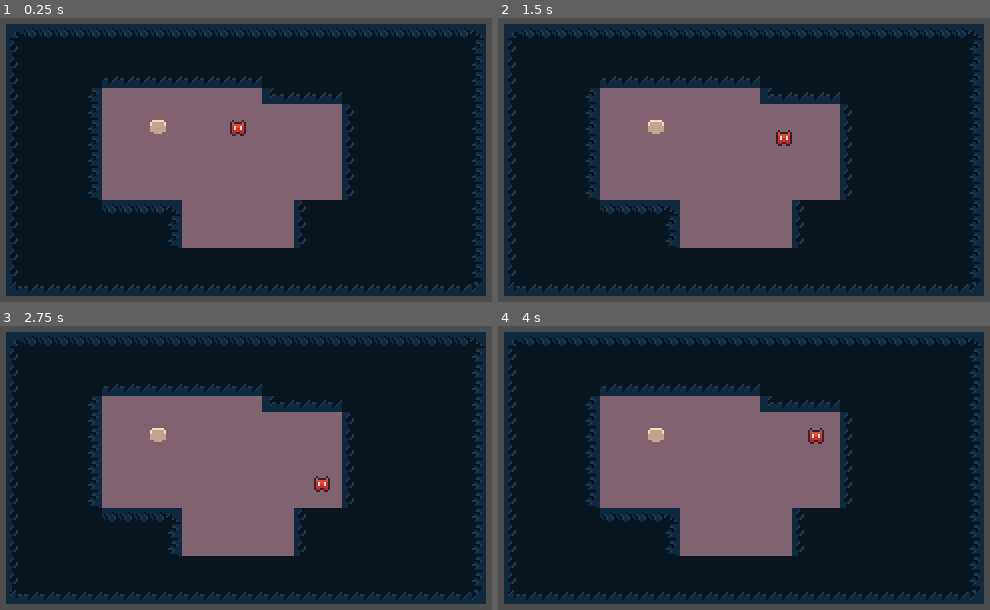
Above: before the commit, frames 1-4 (two rows, left to right).
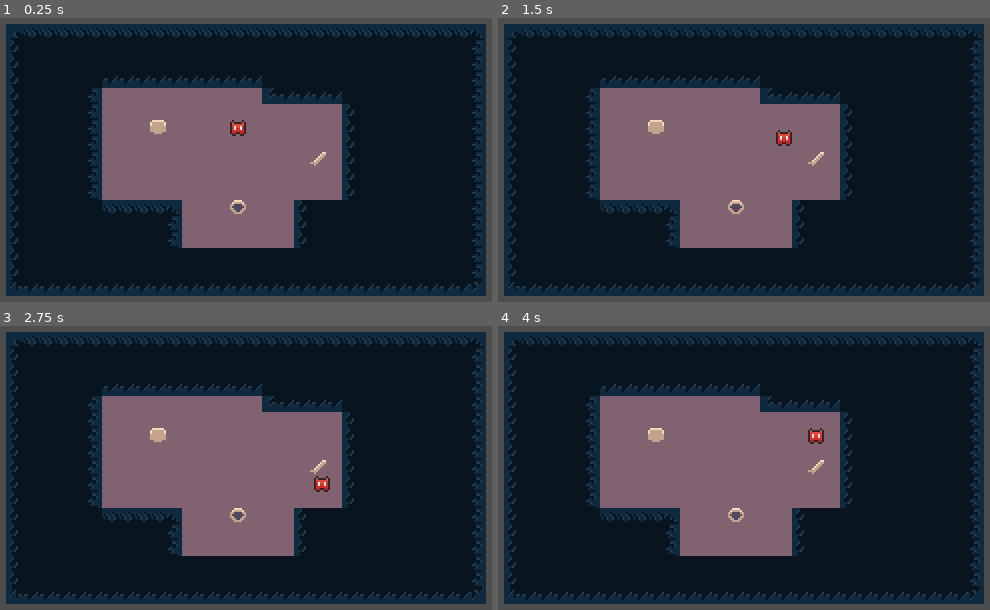
Above: after the commit, the same moments.

Repository: SandroMaglione/fukai
Game: Godot game, scene res://scenes/dungeon.tscn
The game is run twice, just before and just after one commit, with the same random seed, the same clock (stepped at 60 frames per second) and the same inputs.
Inputs:
- Up to frame 1 (0.25 s): no input
- Up to frame 2 (1.5 s): tap Enter at 0.5 s; hold Right (move_right) 0.53-1.28 s; hold Down (move_down) from 1.28 s (still down)
- Up to frame 3 (2.75 s): release Down (move_down) at 2.03 s; hold Right (move_right) from 2.03 s (still down)
- Up to frame 4 (4 s): release Right (move_right) at 2.78 s; hold Up (move_up) 2.78-3.53 s; hold Left (move_left) from 3.53 s (still down)

The runs differ from the first frame. In frame 1, 0.2% of the frame differs, in the area x 46-67%, y 47-70%; in frame 2, 0.2%; in frame 3, 0.2%; in frame 4, 0.2%.

Commit message:
collect items resource instances

Diff:
--- a/entities/collect_item.gd
+++ b/entities/collect_item.gd
@@ -6,6 +6,9 @@
 func _ready():
 	position = position.snapped(Vector2.ONE * Constants.TILE_SIZE)
 	position -= Vector2.ONE * (Constants.TILE_SIZE / 2)
+	$Sprite2D.frame = collect_item_resource.texture_index
 
 func on_collect_item() -> void:
+	# TODO: Tell the (global) inventory to collect
 	print("Collected", collect_item_resource.name)
+	queue_free()
--- a/entities/collect_item_resource.gd
+++ b/entities/collect_item_resource.gd
@@ -2,3 +2,4 @@
 class_name CollectItemResource
 
 @export var name: String
+@export_range(0, 2) var texture_index: int
--- /dev/null
+++ b/entities/instances/collect_item_0.tres
@@ -0,0 +1,8 @@
+[gd_resource type="Resource" script_class="CollectItemResource" load_steps=2 format=3 uid="uid://w1a8ybx5a54b"]
+
+[ext_resource type="Script" path="res://entities/collect_item_resource.gd" id="1_ha07h"]
+
+[resource]
+script = ExtResource("1_ha07h")
+name = "collect0"
+texture_index = 0
--- /dev/null
+++ b/entities/instances/collect_item_1.tres
@@ -0,0 +1,8 @@
+[gd_resource type="Resource" script_class="CollectItemResource" load_steps=2 format=3 uid="uid://ck5csn2pua7w5"]
+
+[ext_resource type="Script" path="res://entities/collect_item_resource.gd" id="1_0ehma"]
+
+[resource]
+script = ExtResource("1_0ehma")
+name = "collect1"
+texture_index = 1
--- /dev/null
+++ b/entities/instances/collect_item_2.tres
@@ -0,0 +1,8 @@
+[gd_resource type="Resource" script_class="CollectItemResource" load_steps=2 format=3 uid="uid://c7onha210w317"]
+
+[ext_resource type="Script" path="res://entities/collect_item_resource.gd" id="1_i1amw"]
+
+[resource]
+script = ExtResource("1_i1amw")
+name = "collect2"
+texture_index = 2
--- a/entities/player.gd
+++ b/entities/player.gd
@@ -10,5 +10,6 @@
 	$GridMovement.move(input_direction)
 
 func _on_grid_movement_collided(body):
+	print(body)
 	if body is CollectItem:
 		print(body.on_collect_item())
--- a/scenes/dungeon.tscn
+++ b/scenes/dungeon.tscn
@@ -1,13 +1,11 @@
-[gd_scene load_steps=6 format=3 uid="uid://cex7v755m2vp5"]
+[gd_scene load_steps=7 format=3 uid="uid://cex7v755m2vp5"]
 
 [ext_resource type="PackedScene" uid="uid://dq1yxk0cy8e7f" path="res://entities/player.tscn" id="1_xccqg"]
 [ext_resource type="PackedScene" uid="uid://bg5vrxsctnp07" path="res://scenes/tile_map.tscn" id="2_hwc53"]
+[ext_resource type="Resource" uid="uid://c7onha210w317" path="res://entities/instances/collect_item_2.tres" id="3_4p736"]
+[ext_resource type="Resource" uid="uid://w1a8ybx5a54b" path="res://entities/instances/collect_item_0.tres" id="3_dvso8"]
 [ext_resource type="PackedScene" uid="uid://nfi2g7bwursi" path="res://entities/collect_item.tscn" id="3_hi3t3"]
-[ext_resource type="Script" path="res://entities/collect_item_resource.gd" id="3_nrdtq"]
-
-[sub_resource type="Resource" id="Resource_ykhg4"]
-script = ExtResource("3_nrdtq")
-name = "something"
+[ext_resource type="Resource" uid="uid://ck5csn2pua7w5" path="res://entities/instances/collect_item_1.tres" id="4_4mltm"]
 
 [node name="Dungeon" type="Node2D"]
 
@@ -15,9 +13,19 @@
 position = Vector2(160, 80)
 layer_0/tile_data = PackedInt32Array(-131078, 65537, 2, -196614, 65537, 1, -131077, 65537, 2, -196613, 65537, 1, -13107 …(8523 unchanged characters)…
 
-[node name="CollectItem" parent="." instance=ExtResource("3_hi3t3")]
+[node name="Items" type="Node2D" parent="."]
+
+[node name="CollectItem0" parent="Items" instance=ExtResource("3_hi3t3")]
 position = Vector2(124, 84)
-collect_item_resource = SubResource("Resource_ykhg4")
+collect_item_resource = ExtResource("3_dvso8")
+
+[node name="CollectItem1" parent="Items" instance=ExtResource("3_hi3t3")]
+position = Vector2(164, 124)
+collect_item_resource = ExtResource("4_4mltm")
+
+[node name="CollectItem2" parent="Items" instance=ExtResource("3_hi3t3")]
+position = Vector2(204, 100)
+collect_item_resource = ExtResource("3_4p736")
 
 [node name="Player" parent="." instance=ExtResource("1_xccqg")]
 position = Vector2(164, 84)
--- a/scripts/grid_movement.gd
+++ b/scripts/grid_movement.gd
@@ -23,18 +23,26 @@
 		self.target_position = movement * Constants.TILE_SIZE
 		self.force_raycast_update() # Update the `target_position` immediately
 
-		# Allow movement only if no collision in next tile
-		if !self.is_colliding():
-			collided_direction = Vector2.ZERO
-			moving_direction = movement
+		var collider = self.get_collider()
 
-			var new_position = actor.global_position + (moving_direction * Constants.TILE_SIZE)
+		# Stop only when colliding with "wall"
+		if collider == null:
+			_execute_move(movement)
+		elif collider is CollisionObject2D:
+			if collider.collision_mask != 2:
+				_execute_move(movement)
 
-			var tween = create_tween()
-			tween.tween_property(actor, "position", new_position, speed).set_trans(Tween.TRANS_LINEAR)
-			tween.tween_callback(func(): moving_direction = Vector2.ZERO)
-		else:
-			if collided_direction != direction:
-				# Collide and emit signal only once
-				collided_direction = direction
-				collided.emit(self.get_collider())
+				if collided_direction != direction:
+					# Collide and emit signal only once
+					collided_direction = direction
+					collided.emit(self.get_collider())
+
+func _execute_move(movement: Vector2) -> void:
+	collided_direction = Vector2.ZERO
+	moving_direction = movement
+
+	var new_position = actor.global_position + (moving_direction * Constants.TILE_SIZE)
+
+	var tween = create_tween()
+	tween.tween_property(actor, "position", new_position, speed).set_trans(Tween.TRANS_LINEAR)
+	tween.tween_callback(func(): moving_direction = Vector2.ZERO)
